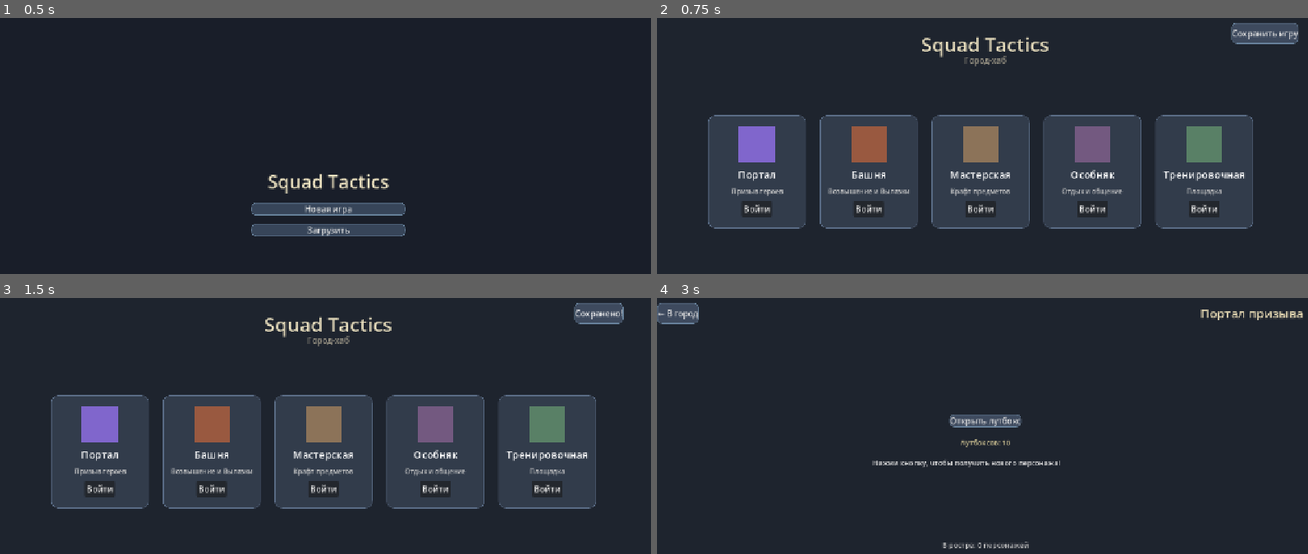
Above: before the commit, frames 1-4 (two rows, left to right).
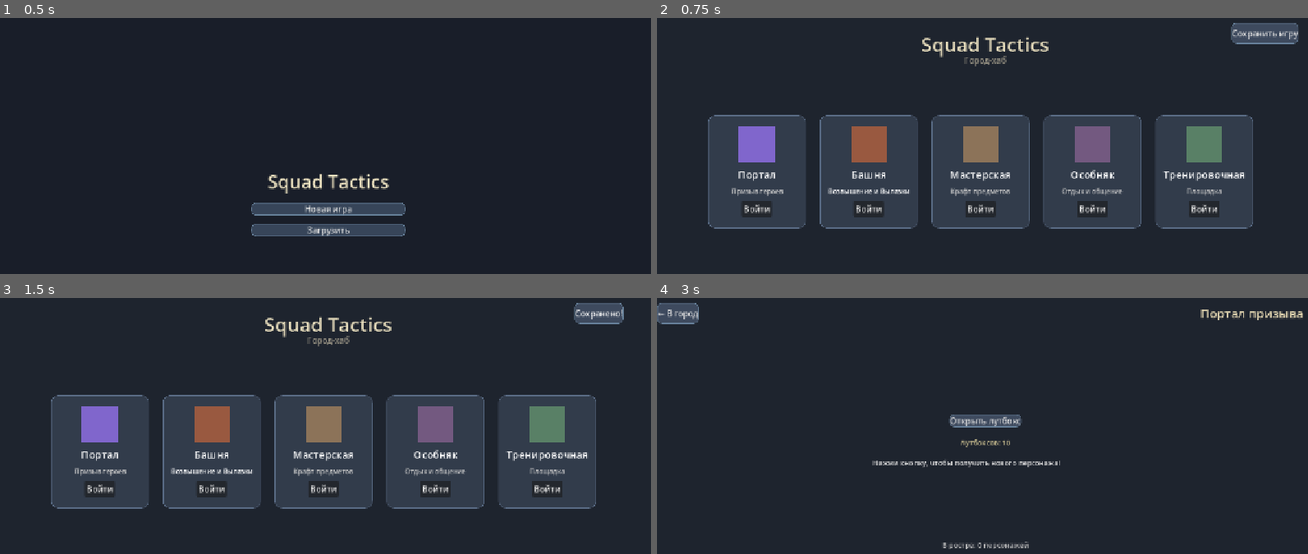
Above: after the commit, the same moments.

Repository: ProninNikita/for_cursor
Game: Godot game, scene res://scenes/menu/main_menu.tscn
Same seed, same stepped clock (60 frames per second), same inputs: the game is played once before the commit and once after it.
Inputs:
- Up to frame 1 (0.5 s): no input
- Up to frame 2 (0.75 s): click "Новая игра" at 0.5 s
- Up to frame 3 (1.5 s): click "Сохранить игру" at 1.25 s
- Up to frame 4 (3 s): click "Сохранено!" at 2 s; click "Войти" at 2.75 s

Frame 1 is identical in both runs. In frame 2, less than 0.1% of the frame differs, in the area x 26-39%, y 66-69%; in frame 3, less than 0.1%; in frame 4, nothing differs.
Error before the commit: Invalid call. Nonexistent function 'clear_theme_override_color' in base 'Label'. (res://scripts/hub/hub.gd:103)

Commit message:
chore: migrate project to Godot 4.6

Diff:
--- a/project.godot
+++ b/project.godot
@@ -12,7 +12,7 @@
 
 config/name="Squad Tactics"
 run/main_scene="res://scenes/menu/main_menu.tscn"
-config/features=PackedStringArray("4.3")
+config/features=PackedStringArray("4.6")
 config/icon="res://icon.svg"
 
 [autoload]
--- a/scripts/combat/battle_unit.gd
+++ b/scripts/combat/battle_unit.gd
@@ -63,7 +63,7 @@
 	u.character_data = cd
 	u.display_name = cd.display_name
 	u.max_hp = cd.get_max_hp()
-	u.current_hp = u.max_hp
+	u.current_hp = cd.get_current_hp()
 	u.atk = int(cd.stats.get("atk", 5))
 	u.def = int(cd.stats.get("def", 0))
 	u.magic = int(cd.stats.get("magic", 0))
--- a/scripts/combat/combat.gd
+++ b/scripts/combat/combat.gd
@@ -65,7 +65,7 @@
 
 	if GameState.pending_combat_squad.is_empty():
 		push_warning("Нет отряда — возврат к выбору башни")
-		get_tree().change_scene_to_file(TOWER_SQUAD_SCENE)
+		call_deferred("_change_scene", TOWER_SQUAD_SCENE)
 		return
 
 	_setup_units()
@@ -73,6 +73,9 @@
 	_turn_ptr = 0
 	_refresh_ui()
 	call_deferred("_run_turn")
+
+func _change_scene(scene_path: String) -> void:
+	get_tree().change_scene_to_file(scene_path)
 
 func _setup_units() -> void:
 	_all_units.clear()
--- a/scripts/core/character_data.gd
+++ b/scripts/core/character_data.gd
@@ -12,6 +12,7 @@
 @export var character_class: String = ""
 @export var character_class_display_name: String = ""
 @export var stats: Dictionary = {}
+@export var current_hp: int = -1
 @export var ability_ids: Array[String] = []
 @export var unique_ability_id: String = ""
 @export var portrait_path: String = ""
@@ -34,6 +35,14 @@
 func get_max_hp() -> int:
 	return int(stats.get("hp", 1))
 
+func get_current_hp() -> int:
+	if current_hp < 0:
+		return get_max_hp()
+	return mini(current_hp, get_max_hp())
+
+func set_current_hp(value: int) -> void:
+	current_hp = mini(maxi(value, 0), get_max_hp())
+
 ## Сериализация для сохранения
 func to_dict() -> Dictionary:
 	return {
@@ -46,6 +55,7 @@
 		"character_class": character_class,
 		"character_class_display_name": character_class_display_name,
 		"stats": stats,
+		"current_hp": get_current_hp(),
 		"ability_ids": ability_ids,
 		"unique_ability_id": unique_ability_id,
 		"portrait_path": portrait_path
@@ -62,6 +72,10 @@
 	char_data.character_class = data.get("character_class", "")
 	char_data.character_class_display_name = data.get("character_class_display_name", "")
 	char_data.stats = data.get("stats", {})
+	if data.has("current_hp"):
+		char_data.set_current_hp(int(data.get("current_hp", char_data.get_max_hp())))
+	else:
+		char_data.set_current_hp(char_data.get_max_hp())
 	char_data.ability_ids.clear()
 	for aid in data.get("ability_ids", []):
 		char_data.ability_ids.append(str(aid))
--- a/scripts/core/character_generator.gd
+++ b/scripts/core/character_generator.gd
@@ -77,6 +77,7 @@
 	var class_data = _classes.get("classes", {}).get(char_data.character_class, {})
 	var base_stats = class_data.get("base_stats", {})
 	char_data.stats = _apply_stat_modifiers(base_stats.duplicate(), selected_trait)
+	char_data.set_current_hp(char_data.get_max_hp())
 
 	# 6. Способности - базовые класса + уникальная
 	char_data.ability_ids.clear()
--- a/scripts/core/raid_expedition.gd
+++ b/scripts/core/raid_expedition.gd
@@ -32,7 +32,7 @@
 	# Сохраняем начальное состояние героев
 	for hero in squad_chars:
 		raid.character_states[hero.id] = {
-			"hp": hero.current_hp,
+			"hp": hero.get_current_hp(),
 			"max_hp": hero.get_max_hp()
 		}
 
@@ -215,7 +215,7 @@
 	for hero in squad:
 		if hero.id in character_states:
 			var state = character_states[hero.id]
-			hero.current_hp = state["hp"]
+			hero.set_current_hp(state["hp"])
 
 			# Если герой умер, удаляем его из ростера
 			if state["hp"] <= 0:
--- a/scripts/core/roster.gd
+++ b/scripts/core/roster.gd
@@ -50,4 +50,4 @@
 	if hp_remaining <= 0:
 		remove_character(char_id)
 	else:
-		c.stats["hp"] = hp_remaining
+		c.set_current_hp(hp_remaining)
--- a/scripts/hub/hub.gd
+++ b/scripts/hub/hub.gd
@@ -73,7 +73,7 @@
 	var combat_event = raid.get_pending_combat_event()
 	var event_name = combat_event.get("name", "Бой")
 	tower_desc.text = "⚔️ %s!\nОтряд под атакой!\nНажми Башню → Продолжить" % event_name
-	tower_desc.set_theme_override_color("font_color", Color(0.9, 0.4, 0.3, 1))
+	tower_desc.add_theme_color_override("font_color", Color(0.9, 0.4, 0.3, 1))
 
 func _handle_raid_complete() -> void:
 	var raid = GameState.active_raid
@@ -97,10 +97,10 @@
 		var progress = int(raid.get_progress() * 100)
 		var remaining = raid.get_remaining_hours()
 		tower_desc.text = "Активная вылазка!\nПрогресс: %d%%\nОсталось: %dч\nНажми для деталей" % [progress, remaining]
-		tower_desc.set_theme_override_color("font_color", Color(0.3, 0.8, 0.4, 1))
+		tower_desc.add_theme_color_override("font_color", Color(0.3, 0.8, 0.4, 1))
 	else:
 		tower_desc.text = "Возвышение и Вылазки"
-		tower_desc.clear_theme_override_color("font_color")
+		tower_desc.remove_theme_color_override("font_color")
 
 func _on_portal() -> void:
 	get_tree().change_scene_to_file(PORTAL_SCENE)
--- a/scripts/tower/elevation.gd
+++ b/scripts/tower/elevation.gd
@@ -57,16 +57,16 @@
 	num_label.text = "[%d]" % floor_num
 	num_label.custom_minimum_size = Vector2(60, 0)
 	num_label.layout_mode = 2
-	num_label.theme_override_font_sizes.font_size = 18
-	num_label.theme_override_colors.font_color = Color(0.9, 0.85, 0.7, 1)
+	num_label.add_theme_font_size_override("font_size", 18)
+	num_label.add_theme_color_override("font_color", Color(0.9, 0.85, 0.7, 1))
 	hbox.add_child(num_label)
 
 	var name_label = Label.new()
 	name_label.text = floor_data.get("name", "Этаж %d" % floor_num)
 	name_label.layout_mode = 2
 	name_label.size_flags_horizontal = Control.SIZE_EXPAND_FILL
-	name_label.theme_override_font_sizes.font_size = 20
-	name_label.theme_override_colors.font_color = Color(1, 1, 1, 1)
+	name_label.add_theme_font_size_override("font_size", 20)
+	name_label.add_theme_color_override("font_color", Color(1, 1, 1, 1))
 	hbox.add_child(name_label)
 
 	var stats = GameState.tower_elevation.get_floor_stats(floor_num)
@@ -85,16 +85,16 @@
 	status_label.text = stars
 	status_label.custom_minimum_size = Vector2(80, 0)
 	status_label.layout_mode = 2
-	status_label.theme_override_font_sizes.font_size = 16
-	status_label.theme_override_colors.font_color = Color(1, 0.85, 0.3, 1)
+	status_label.add_theme_font_size_override("font_size", 16)
+	status_label.add_theme_color_override("font_color", Color(1, 0.85, 0.3, 1))
 	hbox.add_child(status_label)
 
 	# Описание
 	var desc_label = Label.new()
 	desc_label.text = floor_data.get("description", "")
 	desc_label.layout_mode = 2
-	desc_label.theme_override_font_sizes.font_size = 13
-	desc_label.theme_override_colors.font_color = Color(0.7, 0.68, 0.62, 1)
+	desc_label.add_theme_font_size_override("font_size", 13)
+	desc_label.add_theme_color_override("font_color", Color(0.7, 0.68, 0.62, 1))
 	vbox.add_child(desc_label)
 
 	# Проверка доступности
--- a/scripts/tower/raid_lobby.gd
+++ b/scripts/tower/raid_lobby.gd
@@ -77,8 +77,9 @@
 		row.add_theme_constant_override("separation", 12)
 
 		var cb := CheckBox.new()
-		var hp_percent = float(c.current_hp) / float(c.get_max_hp()) * 100.0
-		cb.text = "%s  ·  HP %d/%d (%.0f%%)" % [c.display_name, c.current_hp, c.get_max_hp(), hp_percent]
+		var current_hp = c.get_current_hp()
+		var hp_percent = float(current_hp) / float(c.get_max_hp()) * 100.0
+		cb.text = "%s  ·  HP %d/%d (%.0f%%)" % [c.display_name, current_hp, c.get_max_hp(), hp_percent]
 		cb.toggled.connect(_on_row_toggled.bind(c.id, cb))
 		_checks[c.id] = cb
 		row.add_child(cb)
--- a/scripts/tower/raid_progress.gd
+++ b/scripts/tower/raid_progress.gd
@@ -19,8 +19,8 @@
 	if back_btn == null:
 		push_error("RaidProgress: BackBtn не найден")
 	else:
-		top_bar.raise()
-		back_btn.raise()
+		top_bar.move_to_front()
+		back_btn.move_to_front()
 		back_btn.disabled = false
 		back_btn.visible = true
 		back_btn.pressed.connect(_on_back)
Not shown, added: scripts/autoload/game_state.gd.uid
Not shown, added: scripts/autoload/save_manager.gd.uid
Not shown, added: scripts/combat/ability_registry.gd.uid
Not shown, added: scripts/combat/battle_state.gd.uid
Not shown, added: scripts/combat/battle_unit.gd.uid
Not shown, added: scripts/combat/combat.gd.uid
Not shown, added: scripts/core/ability_data.gd.uid
Not shown, added: scripts/core/character_data.gd.uid
Not shown, added: scripts/core/character_generator.gd.uid
Not shown, added: scripts/core/raid_expedition.gd.uid
Not shown, added: scripts/core/roster.gd.uid
Not shown, added: scripts/core/tower_elevation.gd.uid
(and 11 more such lines)
